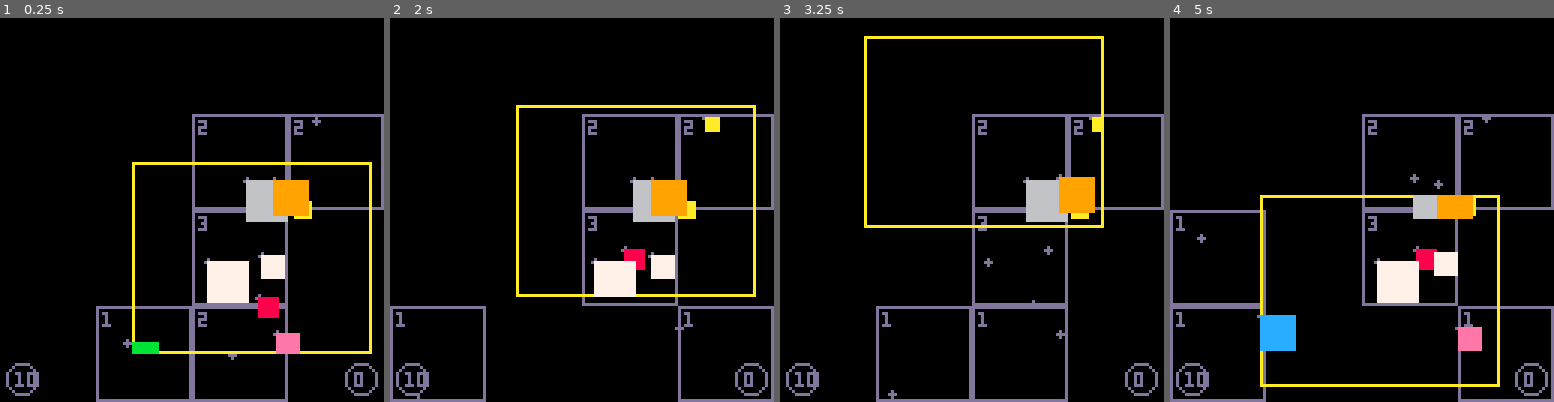
Above: before the commit, frames 1-4 (left to right).
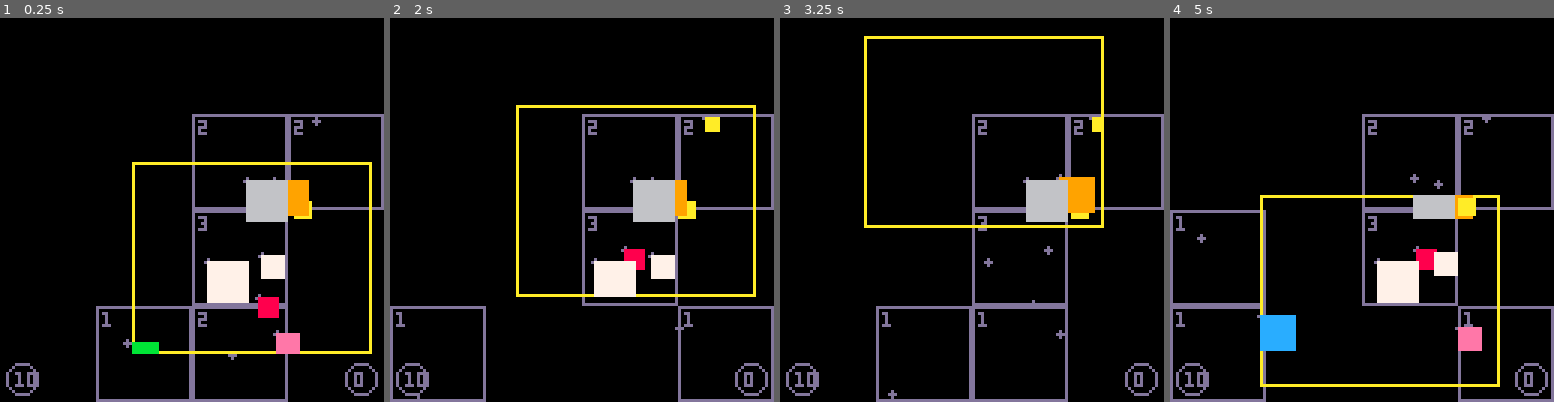
Above: after the commit, the same moments.

Repository: kikito/locus.p8
Game: PICO-8 cartridge test_locus.p8
The game is run twice, just before and just after one commit, with the same random seed, the same clock (stepped at 60 frames per second) and the same inputs.
Inputs:
- Up to frame 1 (0.25 s): no input
- Up to frame 2 (2 s): no input
- Up to frame 3 (3.25 s): no input
- Up to frame 4 (5 s): no input

The runs differ from the first frame. In frame 1, 0.4% of the frame differs, in the area x 71-75%, y 42-52%; in frame 2, 0.6%, in the area x 67-75%, y 42-52%; in frame 3, 0.2%; in frame 4, 0.5%.

Commit message:
use cells[idx] instead of row[cx][cy]

Diff:
--- a/locus.lua
+++ b/locus.lua
@@ -1,6 +1,6 @@
 _ENV.locus = function(size)
   size=size or 32
-  local rows,px,py,pool={},{},{},{}
+  local cells,px,py,pool={},{},{},{}
 
   local function frompool()
     local tbl=next(pool)
@@ -16,43 +16,35 @@
   end
 
   local function each(op,p1,l,t,r,b,filter)
-    local row,cell
+    local cell,idx
     for cy=t,b do
-      if op=="add" and not rows[cy] then
-        rows[cy]=frompool()
-      end
-      row=rows[cy]
-      if row then
-        for cx=l,r do
-          if op=="add" and not row[cx] then
-            row[cx]=frompool()
-          end
-          cell=row[cx]
-          if cell then
-            if op=="add" then
-              cell[p1]=true
-            elseif op=="del" then
-              cell[p1]=nil
-            elseif op=="free" and not next(cell) then
-              row[cx],pool[cell]=nil,true
-            elseif op=="query" then
-              for obj in pairs(cell) do
-                if not p1[obj] and (not filter or filter(obj)) then
-                  p1[obj]=true
-                end
+      for cx=l,r do
+        idx=cx|(cy>>>16)
+        if op=="add" and not cells[idx] then
+          cells[idx]=frompool()
+        end
+        cell=cells[idx]
+        if cell then
+          if op=="add" then
+            cell[p1]=true
+          elseif op=="del" then
+            cell[p1]=nil
+          elseif op=="free" and not next(cell) then
+            cells[idx],pool[cell]=nil,true
+          elseif op=="query" then
+            for obj in pairs(cell) do
+              if not p1[obj] and (not filter or filter(obj)) then
+                p1[obj]=true
               end
             end
           end
-        end
-        if op=="free" and not next(row) then
-          rows[cy],pool[row]=nil,true
         end
       end
     end
   end
 
   return {
-    _px=px,_py=py,_p2c=p2c,_pool=pool,_rows=rows,_size=size,
+    _px=px,_py=py,_p2c=p2c,_pool=pool,_cells=cells,_size=size,
 
     add=function(obj,x,y)
       px[obj],py[obj]=x,y
--- a/test_locus.lua
+++ b/test_locus.lua
@@ -59,20 +59,17 @@
   -- calculate grid bounds manually
   local cl,ct=1,1
   local cr,cb=(128\size)+1,(128\size)+1
-  local row,cell
+  local cell
   -- draw the cells
   for cy=ct,cb do
-    row=loc._rows[cy]
-    if row then
-      for cx=cl,cr do
-        cell=row[cx]
-        if cell then
-          local x,y=(cx-1)*size,(cy-1)*size
-          rrect(x,y,size,size)
-          local count=0
-          for _ in pairs(cell) do count+=1 end
-          print(count,x+2,y+2)
-        end
+    for cx=cl,cr do
+      cell=loc._cells[cx|(cy>>>16)]
+      if cell then
+        local x,y=(cx-1)*size,(cy-1)*size
+        rrect(x,y,size,size)
+        local count=0
+        for _ in pairs(cell) do count+=1 end
+        print(count,x+2,y+2)
       end
     end
   end
